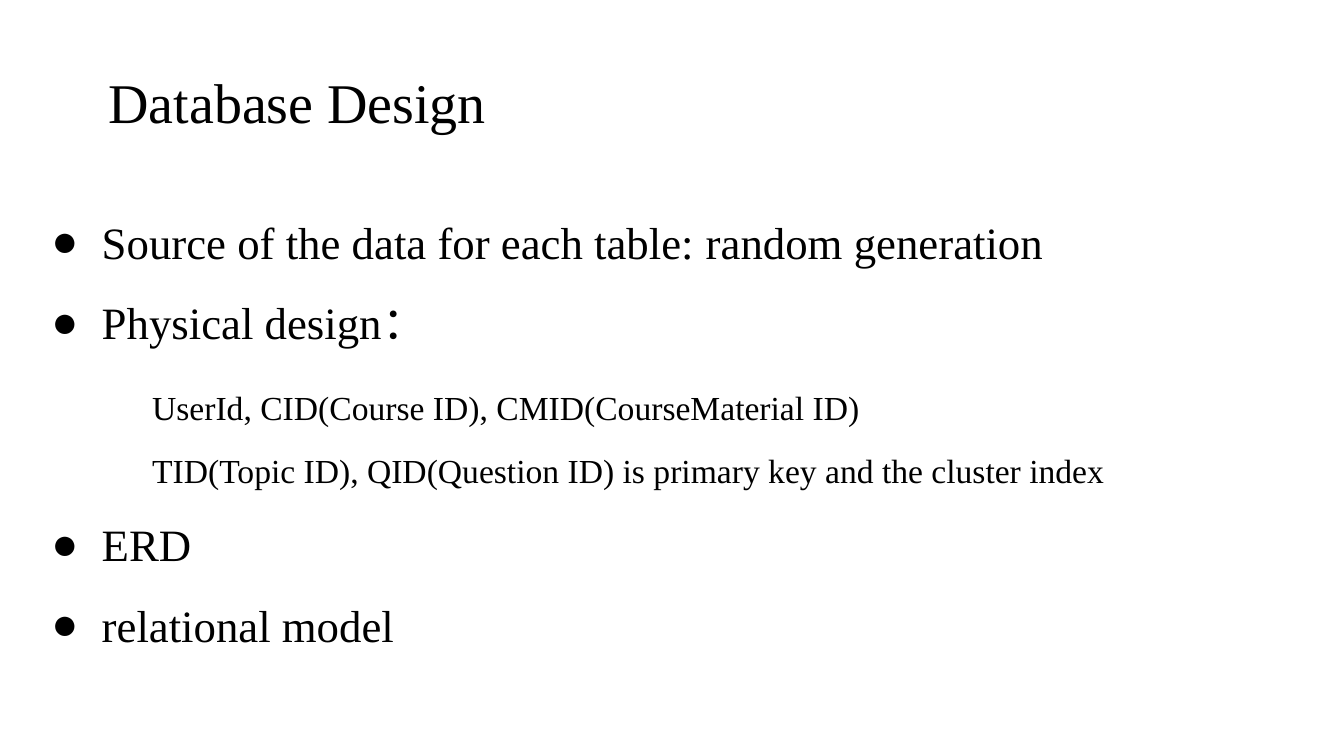
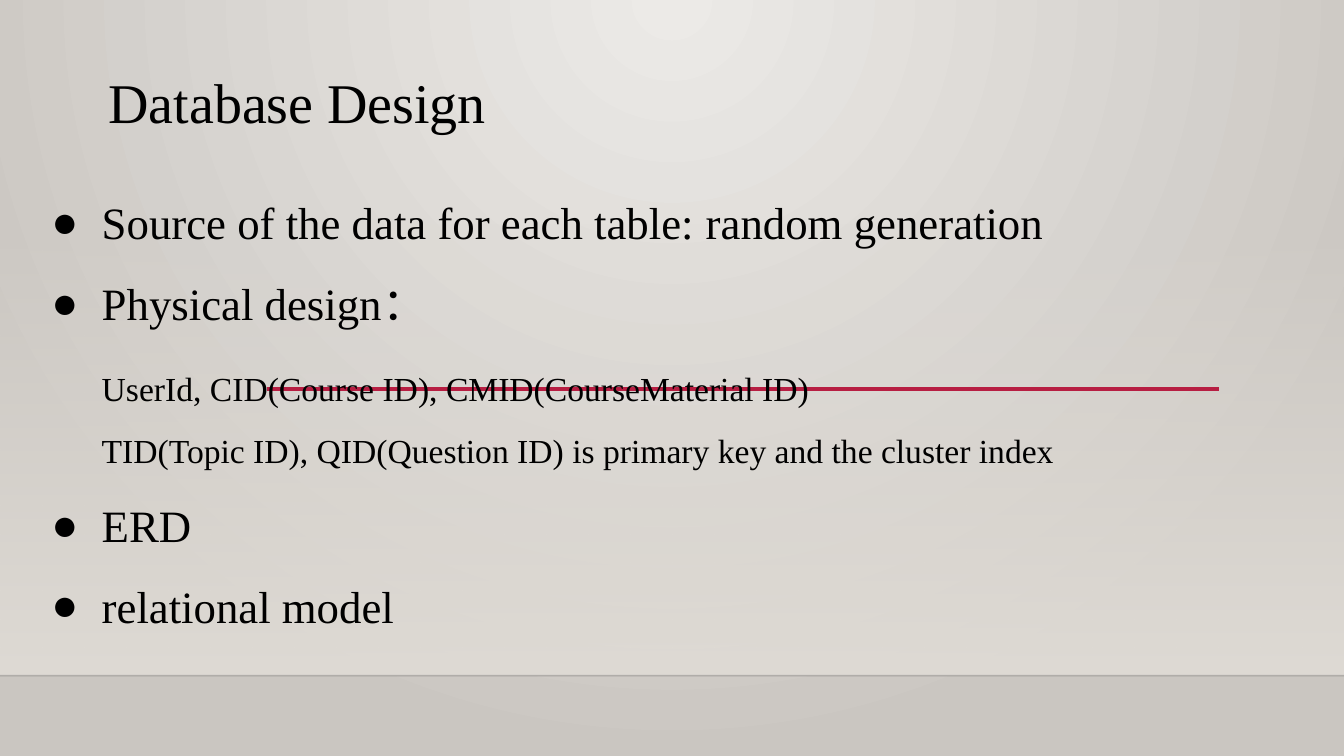
Before and after one commit to ljy95135/DB-Project-10, a slide deck: slide 7 of data/presentation.pptx (slide 9 before the commit). Drawn at 1344x756 pixels with LibreOffice and Linux fonts; fonts in the diff are those of the drawing; background and template pictures are left out. Boxes give left, top, right and bottom in pixels: in the first picture for what was removed or moved away, otherwise in the second. Text is boxed around its words. In the diff, an @@ line names an element or a change of style, - is before the commit and + after.

```diff
--- a/data/presentation.pptx
+++ b/data/presentation.pptx
@@ background #FFFFFF to gradient #ECEAE7 to #CAC7C1 @@
@@ text "Source of the data for ..." rewrapped from (x1=102, y1=227, x2=1104, y2=643) to (x1=102, y1=207, x2=1054, y2=624) @@
@@ rectangle added at (x1=0, y1=223, x2=1344, y2=676), fill gradient #DFDBD5 @@
@@ line added from (266, 389) to (1219, 389), #B71E42 2.5 pt @@
@@ line added from (0, 676) to (1344, 676), #000001 1 pt @@
```
Also in this commit, not shown: 6 other slides changed, 2 slides added, 4 slides removed, 4 other files.
